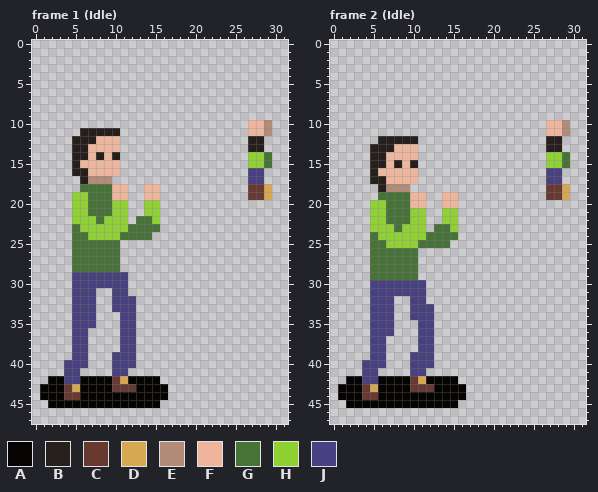
A pixel-art file gets an edit: Arte/BaseGameJam.aseprite. That is the earlier state.
32x48 pixels, 10 frames. Shown: frame 1 (Idle), frame 2 (Idle). The commit also changed other frames, which this record leaves out.
Palette (. is transparent): A #050403  B #271f1b  C #673931  D #d6a851  E #b28b78  F #eeb59c  G #477238  H #8fd032  J #494182
And afterwards:
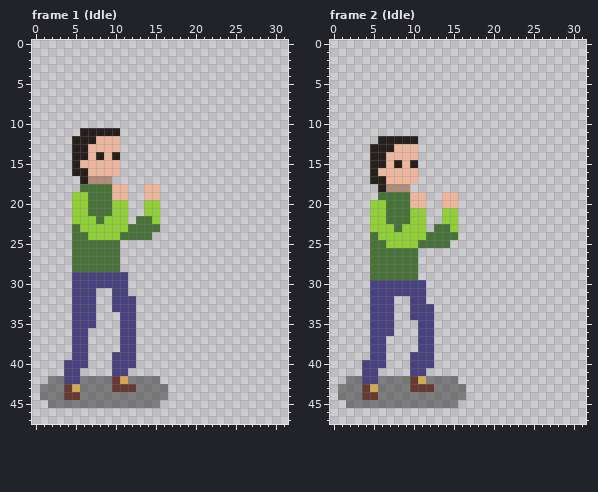
Commit: He cambiado la sombra y quitado la paleta
What changed:
layer "Layer 4" opacity 100% -> 40%
Colour A changes from #050403 to #05040365.
Frame 1 (Idle), layer "Layer 4":
The edit erases colour B in rows 12 to 13 at x 27 to 28.
The edit erases colour C in rows 18 to 19 at x 27 to 28.
The edit erases colour D in rows 18 to 19 at x 29.
The edit erases colour E in rows 10 to 11 at x 29.
The edit erases colour F in rows 10 to 11 at x 27 to 28.
The edit erases colour G in rows 14 to 15 at x 29.
The edit erases colour H in rows 14 to 15 at x 27 to 28.
The edit erases colour J in rows 16 to 17 at x 27 to 28.
Frame 2 (Idle), layer "Layer 4": the same change as frame 1 (Idle)
Boxes around the changes in both pictures, in picture pixels (x1, y1, x2, y2):
erased: (248, 120, 272, 200)
changed: (40, 376, 168, 408)
erased: (546, 120, 570, 200)
changed: (338, 376, 466, 408)
